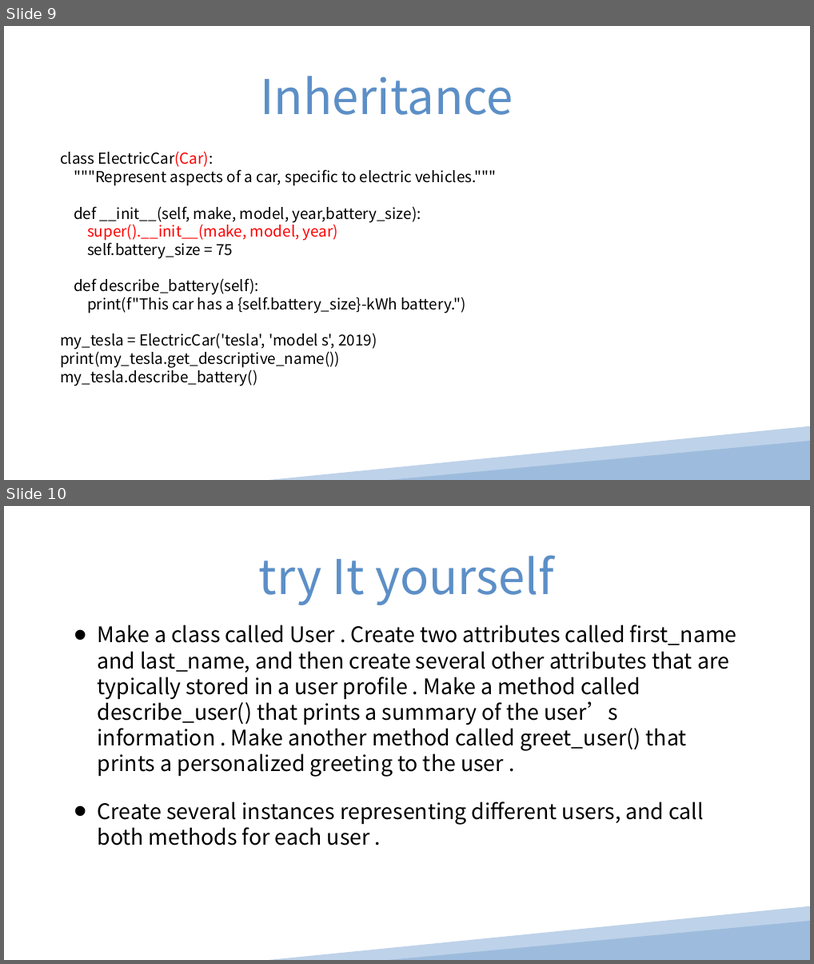
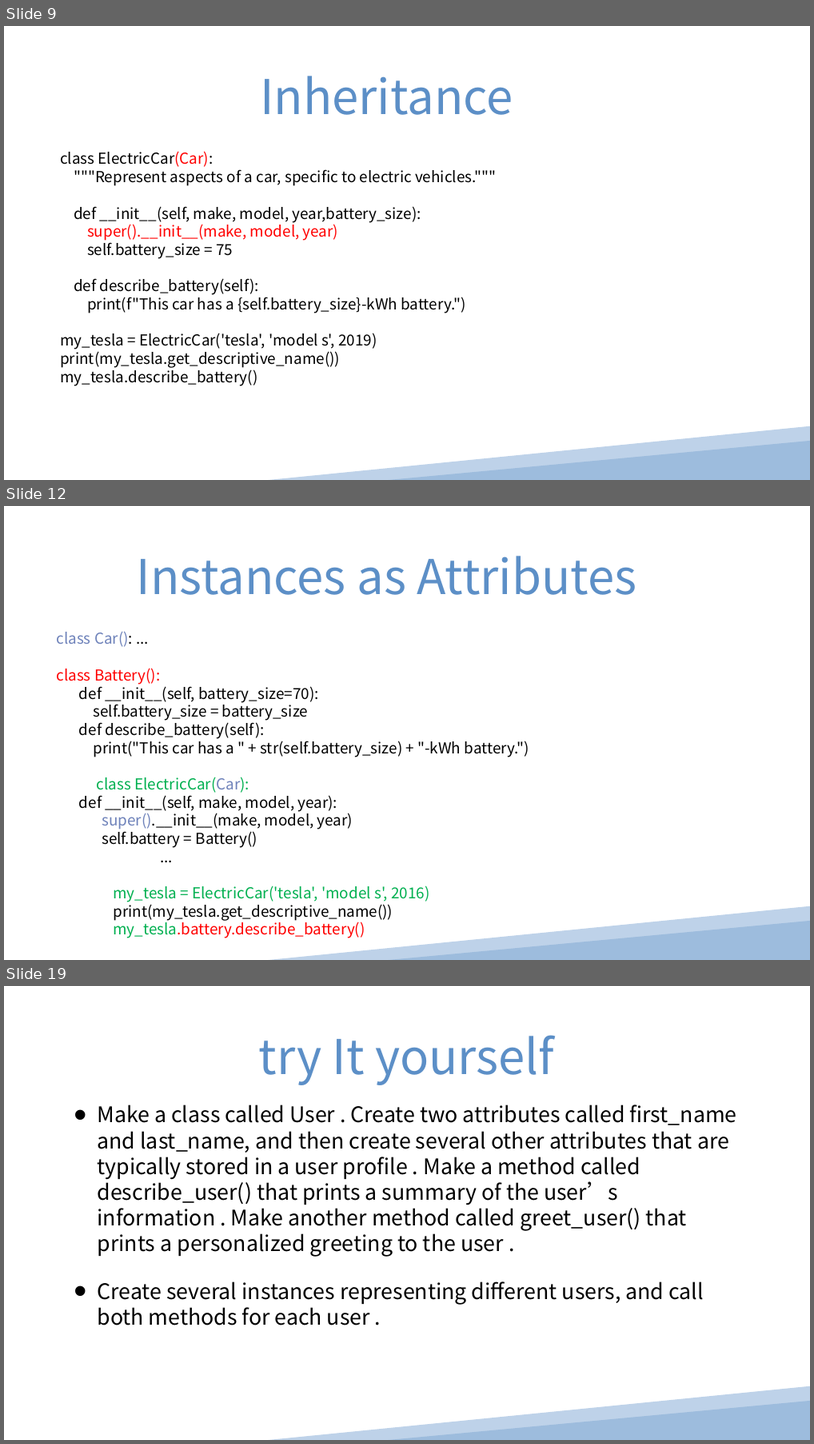
Before and after one commit to pinglee0/py, a slide deck: Chapter 9.ppt. Shown one above the other, each under a label of ours: slides 9 and 10 before the commit, slides 9, 12 and 19 after it; the slides between them are not shown. The pictures are 814x964 and 814x1444 pixels, drawn with LibreOffice and Linux fonts; fonts in the diff are those of the drawing. Boxes give left, top, right and bottom in pixels: in the first picture for what was removed or moved away, otherwise in the second. Text is boxed around its words. In the diff, an @@ line names an element or a change of style, - is before the commit and + after.

```diff
--- a/Chapter 9.ppt
+++ b/Chapter 9.ppt
@@ slide 12 added at (4, 506, 810, 960), background #FFFFFF @@
@@ text added at (137, 556, 637, 595), 76 pt, text #5C8FC7 @@
+Instances as Attributes
@@ text added at (57, 632, 530, 938), 24 pt, text #000000 @@
+class Car(): ...
+class Battery():
+  def __init__(self, battery_size=70):
+  self.battery_size = battery_size
+  def describe_battery(self):
+  print("This car has a " + str(self.battery_size) + "-kWh battery.")
+class ElectricCar(Car):
+  def __init__(self, make, model, year):
+    super().__init__(make, model, year)
+    self.battery = Battery()
+...
+my_tesla = ElectricCar('tesla', 'model s', 2016)
+print(my_tesla.get_descriptive_name())
+my_tesla.battery.describe_battery()
@@ freeform shape added at (269, 905, 810, 960), fill #BED2E9 @@
@@ triangle added at (389, 920, 810, 960), fill #9DBCDD @@
@@ what was slide 10 is now slide 19 @@
```
Also in this commit, not shown: 8 other slides added, 1 other file.
